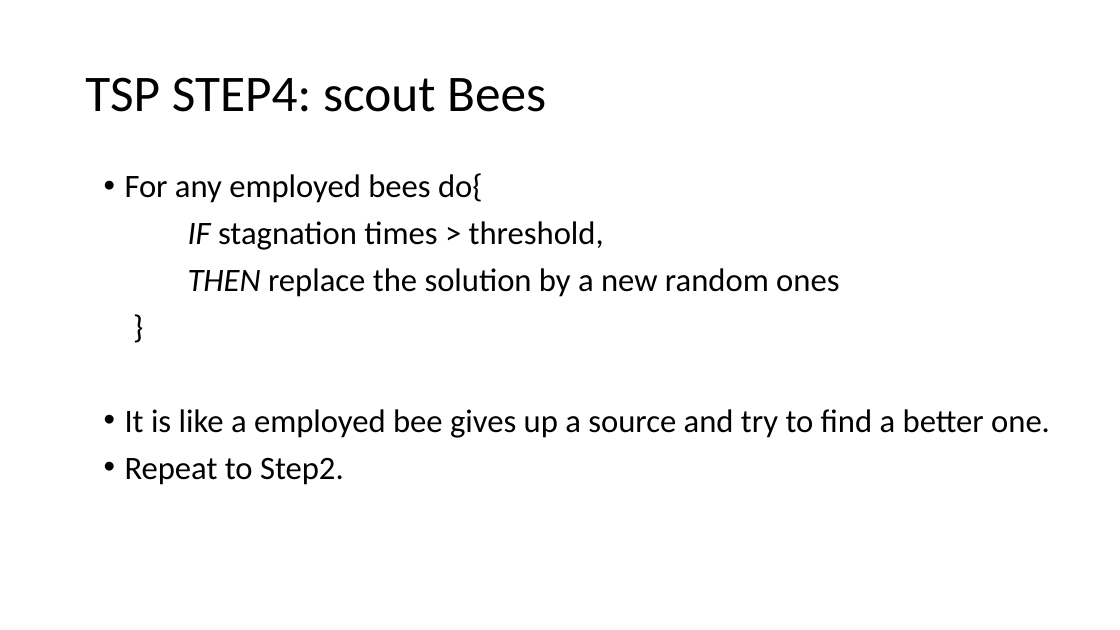
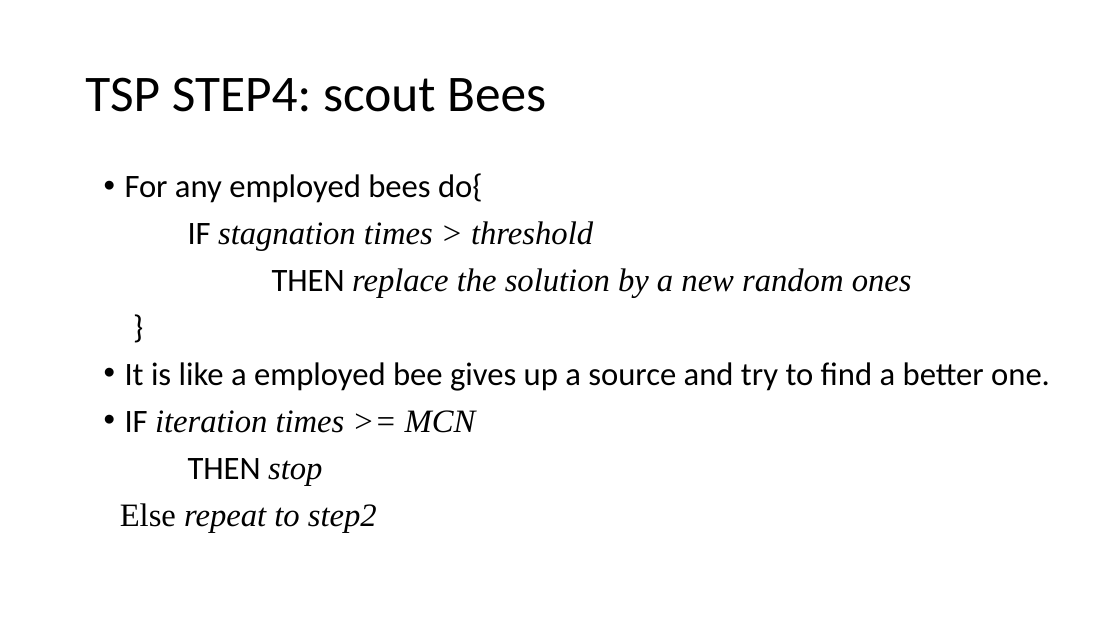
Before and after one commit to dreamakerChao/algorithm_final, a slide deck: slide 37 of 高等演算法報告.pptx (slide 36 before the commit). Drawn at 1120x630 pixels with LibreOffice and Linux fonts; fonts in the diff are those of the drawing. Boxes give left, top, right and bottom in pixels: in the first picture for what was removed or moved away, otherwise in the second. Text is boxed around its words. In the diff, an @@ line names an element or a change of style, - is before the commit and + after.

```diff
--- a/高等演算法報告.pptx
+++ b/高等演算法報告.pptx
@@ text at (188, 221, 593, 250): text changed; font Calibri to Times New Roman; italic on @@
-IF stagnation times > threshold,
+IF stagnation times > threshold
@@ text at (272, 268, 912, 297): font Calibri to Times New Roman, italic on in "replace the solution by a new random ..."; italic off in "THEN" @@
@@ text at (120, 410, 476, 532): text changed; font Calibri to Times New Roman; italic on @@
-• Repeat to Step2.
+• IF iteration times >= MCN
+THEN stop
+Else repeat to step2
```
Also in this commit, not shown: 7 other slides changed, 3 slides added.
